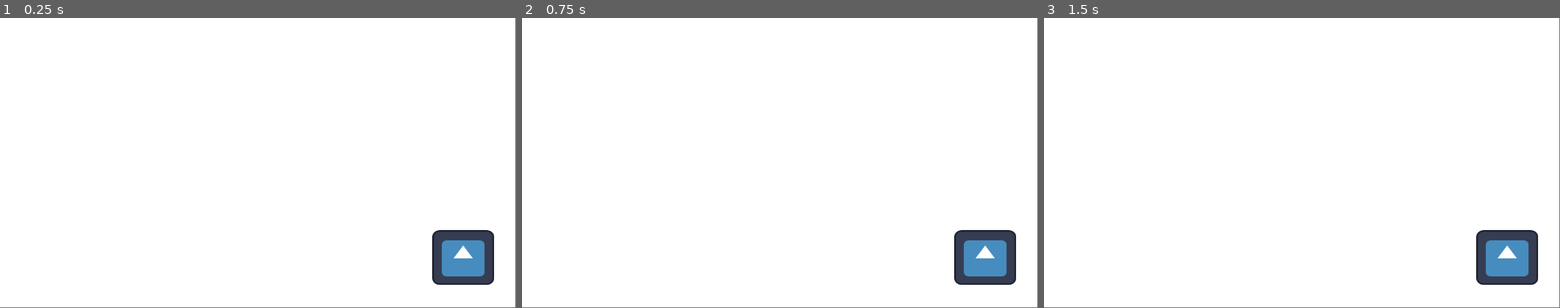
Above: before the commit, frames 1-3 (left to right).
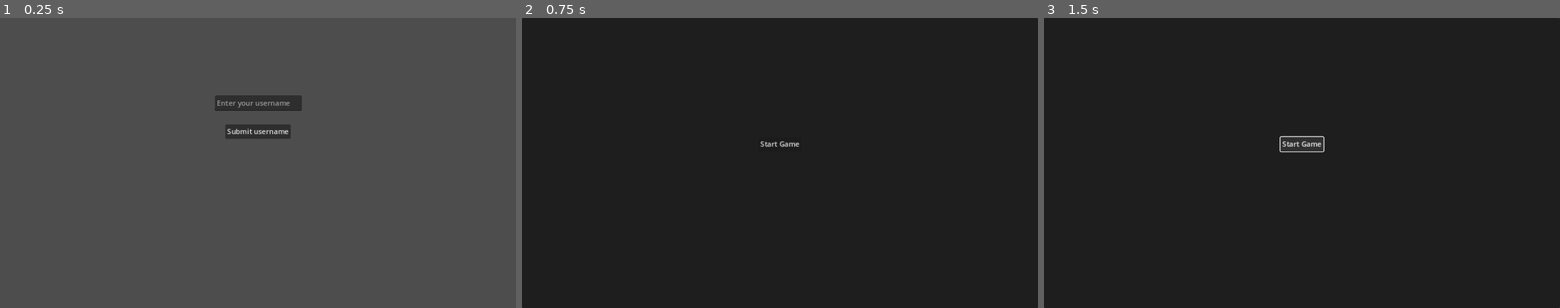
Above: after the commit, the same moments.

Repository: abody2k/field-combat-3D
Game: Godot game, scene res://start.tscn
Two runs of this game, one before a commit and one after it. Both use one fixed random seed, a clock stepped at 60 frames per second and the inputs below. Before the commit the project starts from res://main.tscn. The engine's default icon, where the game draws it, is replaced by a stand-in: a white triangle on a blue panel in a dark square.
Inputs (mouse positions are in pixels of both pictures, inside the frame that each line leads up to):
- Up to frame 1 (0.25 s): no input
- Up to frame 2 (0.75 s): click (780, 131) at 0.5 s, where only the run after the commit has a clickable "Submit username"
- Up to frame 3 (1.5 s): click (1302, 142) at 1.25 s, where only the run after the commit has a clickable "Start Game"
In our replay, the window is 799x449 before the commit and 800x450 after it. These sizes can differ from the game's own. Grey fills any space a smaller window leaves; there, only what the larger window draws over its background counts as a difference.

The runs differ from the first frame. In frame 1, 99% of the frame differs, in the area x 0-100%, y 0-100%; in frame 2, 99%; in frame 3, 99%.

Commit message:
Added name and start menu

Diff:
--- a/Manager.gd
+++ b/Manager.gd
@@ -11,7 +11,7 @@
 
 
 
-		"maximumScore":maximumScore,
+		"ms":maximumScore,
 
 	}
 
@@ -21,6 +21,7 @@
 	var file=FileAccess.open("user://savegame.save",FileAccess.WRITE)
 	file.store_line(JSON.stringify(save()))
 	print("Data is stored")
+	$HTTPRequest.request("http://localhost:3000/sd",["Content-Type: Application/json"],HTTPClient.METHOD_POST,JSON.stringify(save()))
 
 func loadProgress():
 	if not FileAccess.file_exists("user://savegame.save"):
--- /dev/null
+++ b/first_time_menu.gd
@@ -0,0 +1,24 @@
+extends Node2D
+
+
+# Called when the node enters the scene tree for the first time.
+func _ready():
+	pass # Replace with function body.
+
+
+func submit_username(username : String):
+	var file = FileAccess.open_encrypted_with_pass("user://username.save",FileAccess.WRITE,"Hola madri")
+	file.store_line(JSON.stringify({
+
+		"username":username
+	}))
+
+
+# Called every frame. 'delta' is the elapsed time since the previous frame.
+func _process(delta):
+	pass
+
+
+func _on_button_button_down():
+	submit_username($CanvasLayer/Control/TextEdit.get_line(0))
+	get_tree().change_scene_to_file("res://start.tscn")
--- /dev/null
+++ b/first_time_menu.tscn
@@ -0,0 +1,48 @@
+[gd_scene load_steps=2 format=3 uid="uid://bo4sf4arnp4lc"]
+
+[ext_resource type="Script" path="res://first_time_menu.gd" id="1_etdm3"]
+
+[node name="firstTimeMenu" type="Node2D"]
+script = ExtResource("1_etdm3")
+
+[node name="CanvasLayer" type="CanvasLayer" parent="."]
+
+[node name="Control" type="Control" parent="CanvasLayer"]
+layout_mode = 3
+anchors_preset = 15
+anchor_right = 1.0
+anchor_bottom = 1.0
+grow_horizontal = 2
+grow_vertical = 2
+
+[node name="Button" type="Button" parent="CanvasLayer/Control"]
+layout_mode = 1
+anchors_preset = 8
+anchor_left = 0.5
+anchor_top = 0.5
+anchor_right = 0.5
+anchor_bottom = 0.5
+offset_left = -73.0
+offset_top = -86.0
+offset_right = 73.0
+offset_bottom = -55.0
+grow_horizontal = 2
+grow_vertical = 2
+text = "Submit username"
+
+[node name="TextEdit" type="TextEdit" parent="CanvasLayer/Control"]
+layout_mode = 1
+anchors_preset = -1
+anchor_left = 0.497
+anchor_top = 0.267
+anchor_right = 0.665
+anchor_bottom = 0.321
+offset_left = -92.544
+offset_top = -0.0160065
+offset_right = -92.08
+offset_bottom = -0.00801086
+grow_horizontal = 2
+grow_vertical = 2
+placeholder_text = "Enter your username"
+
+[connection signal="button_down" from="CanvasLayer/Control/Button" to="." method="_on_button_button_down"]
--- a/main.tscn
+++ b/main.tscn
@@ -77,3 +77,5 @@
 
 [node name="Manager" type="Node" parent="." groups=["manager"]]
 script = ExtResource("5_apm4y")
+
+[node name="HTTPRequest" type="HTTPRequest" parent="Manager"]
--- a/project.godot
+++ b/project.godot
@@ -11,9 +11,13 @@
 [application]
 
 config/name="Field combat 3D"
-run/main_scene="res://main.tscn"
-config/features=PackedStringArray("4.0", "GL Compatibility")
+run/main_scene="res://start.tscn"
+config/features=PackedStringArray("4.1", "GL Compatibility")
 config/icon="res://icon.svg"
+
+[display]
+
+window/stretch/mode="canvas_items"
 
 [input]
 
@@ -50,13 +54,13 @@
 }
 attack={
 "deadzone": 0.5,
-"events": [Object(InputEventMouseButton,"resource_local_to_s …(211 unchanged characters)… 230, 70),"factor":1.0,"button_index":1,"pressed":true,"double_click":false,"script":null)
+"events": [Object(InputEventMouseButton,"resource_local_to_s …(211 unchanged characters)… 230, 70),"factor":1.0,"button_index":1,"canceled":false,"pressed":true,"double_click":false,"script":null)
 , Object(InputEventKey,"resource_local_to_scene":false,"resource_name":"","device":-1,"window_id":0,"alt_pressed":false,"shift_pressed":false,"ctrl_pressed":false,"meta_pressed":false,"pressed":false,"keycode":0,"physical_keycode":32,"key_label":0,"unicode":32,"echo":false,"script":null)
 ]
 }
 absorb={
 "deadzone": 0.5,
-"events": [Object(InputEventMouseButton,"resource_local_to_s …(210 unchanged characters)… 165, 38),"factor":1.0,"button_index":2,"pressed":true,"double_click":false,"script":null)
+"events": [Object(InputEventMouseButton,"resource_local_to_s …(210 unchanged characters)… 165, 38),"factor":1.0,"button_index":2,"canceled":false,"pressed":true,"double_click":false,"script":null)
 , Object(InputEventKey,"resource_local_to_scene":false,"resource_name":"","device":-1,"window_id":0,"alt_pressed":false,"shift_pressed":false,"ctrl_pressed":false,"meta_pressed":false,"pressed":false,"keycode":0,"physical_keycode":4194326,"key_label":0,"unicode":0,"echo":false,"script":null)
 ]
 }
--- /dev/null
+++ b/start.gd
@@ -0,0 +1,29 @@
+extends Node2D
+
+
+
+func _ready():
+
+	#check if the player has name, if not then direct them to first time menu
+
+	if not FileAccess.file_exists("user://username.save"):
+
+		#does not exist
+		get_tree().change_scene_to_file("res://first_time_menu.tscn")
+
+	else :
+		var file =FileAccess.open_encrypted_with_pass("user://username.save",FileAccess.READ,"Hola madri")
+		var json = JSON.new()
+		json.parse(file.get_line())
+
+		print("your name is ", json.get_data()["username"])
+	pass # Replace with function body.
+
+
+# Called every frame. 'delta' is the elapsed time since the previous frame.
+func _process(delta):
+	pass
+
+#start the game
+func _on_button_button_down():
+	pass # Replace with function body.
--- /dev/null
+++ b/start.tscn
@@ -0,0 +1,46 @@
+[gd_scene load_steps=3 format=3 uid="uid://cacnq8futhp51"]
+
+[ext_resource type="Script" path="res://start.gd" id="1_3qi8q"]
+
+[sub_resource type="Theme" id="Theme_1ndqj"]
+
+[node name="start" type="Node2D"]
+script = ExtResource("1_3qi8q")
+
+[node name="CanvasLayer" type="CanvasLayer" parent="."]
+
+[node name="Control" type="Control" parent="CanvasLayer"]
+layout_mode = 3
+anchors_preset = 15
+anchor_right = 1.0
+anchor_bottom = 1.0
+grow_horizontal = 2
+grow_vertical = 2
+
+[node name="Panel" type="Panel" parent="CanvasLayer/Control"]
+modulate = Color(0, 0, 0, 1)
+layout_mode = 1
+anchors_preset = 15
+anchor_right = 1.0
+anchor_bottom = 1.0
+grow_horizontal = 2
+grow_vertical = 2
+theme = SubResource("Theme_1ndqj")
+
+[node name="Button" type="Button" parent="CanvasLayer/Control"]
+layout_mode = 1
+anchors_preset = 8
+anchor_left = 0.5
+anchor_top = 0.5
+anchor_right = 0.5
+anchor_bottom = 0.5
+offset_left = -48.0
+offset_top = -58.0
+offset_right = 48.0
+offset_bottom = -27.0
+grow_horizontal = 2
+grow_vertical = 2
+text = "Start Game
+"
+
+[connection signal="button_down" from="CanvasLayer/Control/Button" to="." method="_on_button_button_down"]
